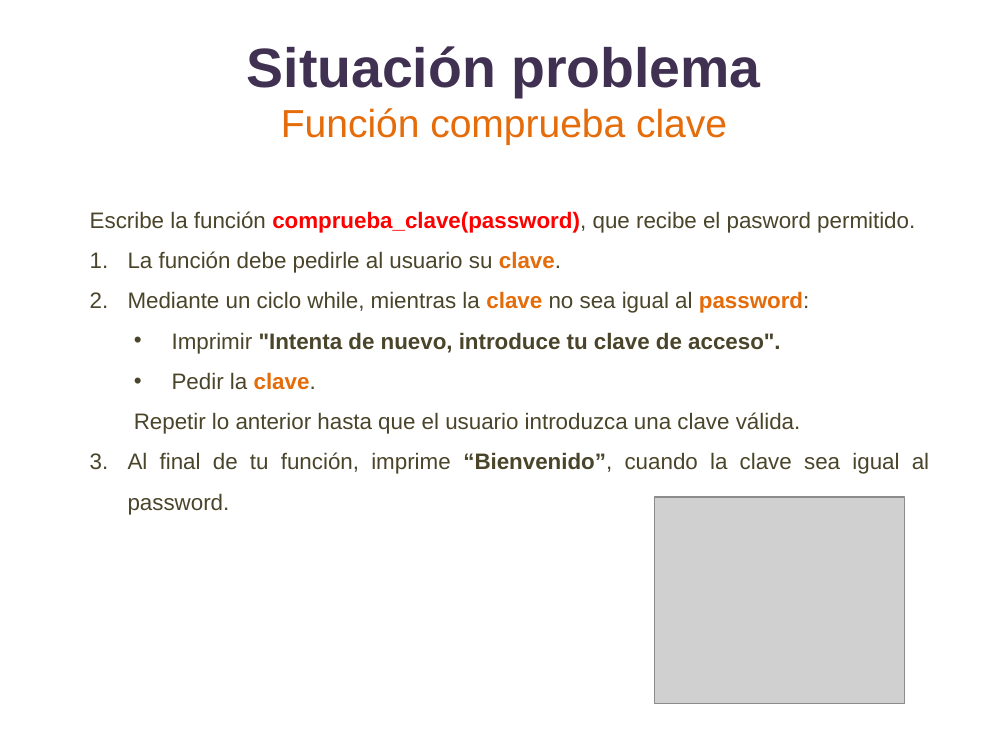
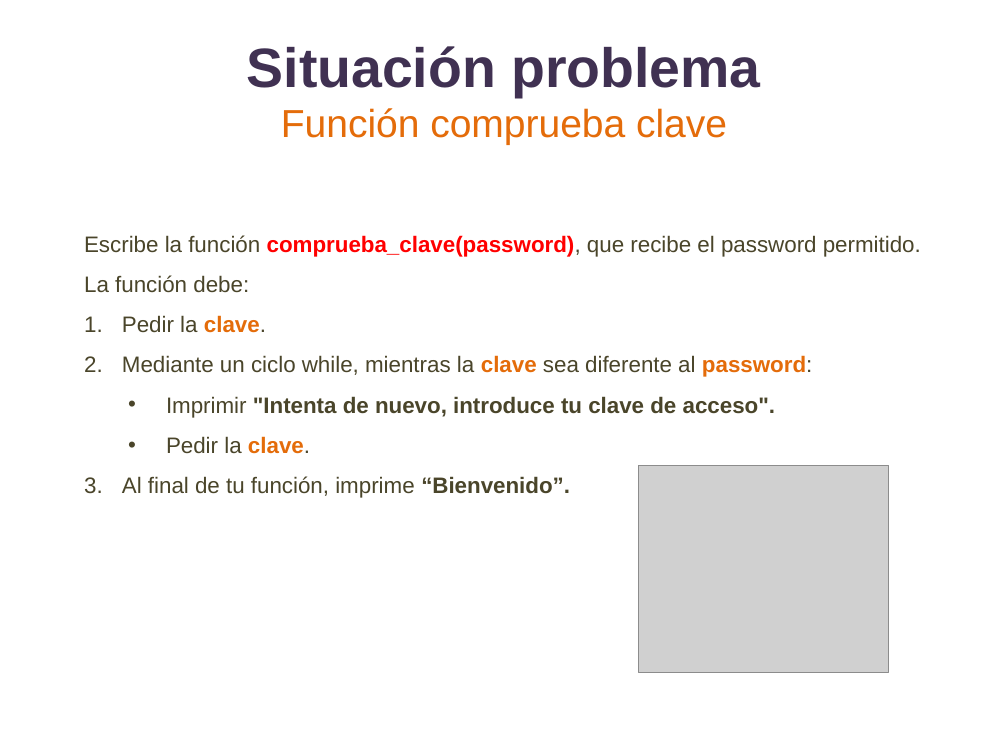
Before and after one commit to lizetheP/Programacion, a slide deck: slide 13 of CalendarioAgo2022/proyecto/SITUACION_PROBLEMA2.pptx. Drawn at 1008x756 pixels with LibreOffice and Linux fonts; fonts in the diff are those of the drawing; grey boxes stand for pictures. Boxes give left, top, right and bottom in pixels: in the first picture for what was removed or moved away, otherwise in the second. Text is boxed around its words. In the diff, an @@ line names an element or a change of style, - is before the commit and + after.

```diff
--- a/CalendarioAgo2022/proyecto/SITUACION_PROBLEMA2.pptx
+++ b/CalendarioAgo2022/proyecto/SITUACION_PROBLEMA2.pptx
@@ text "Escribe la función comprueba_clave(password), que ...": place and size @@
-text "Escribe la función comprueba_clave(password), que ..." at [90,211,929,515]
+text "Escribe la función comprueba_clave(password), que ..." at [84,235,921,498]
@@ text at [84,235,921,377]: text changed @@
-  Escribe la función comprueba_clave(password), que recibe el pasword permitido.
-  1. La función debe pedirle al usuario su clave.
-  2. Mediante un ciclo while, mientras la clave no sea igual al password:
+  Escribe la función comprueba_clave(password), que recibe el password permitido.
+  La función debe:
+  1. Pedir la clave.
+  2. Mediante un ciclo while, mientras la clave sea diferente al password:
@@ text at [122,476,570,498]: text changed @@
-    Repetir lo anterior hasta que el usuario introduzca una clave válida.
-  3. Al final de tu función, imprime “Bienvenido”, cuando la clave sea igual al password.
+  3. Al final de tu función, imprime “Bienvenido”.
@@ picture: place and size @@
-picture at [655,497,905,704]
+picture at [639,466,889,672]
```
Also in this commit, not shown: 1 other slide changed, 5 other files.
